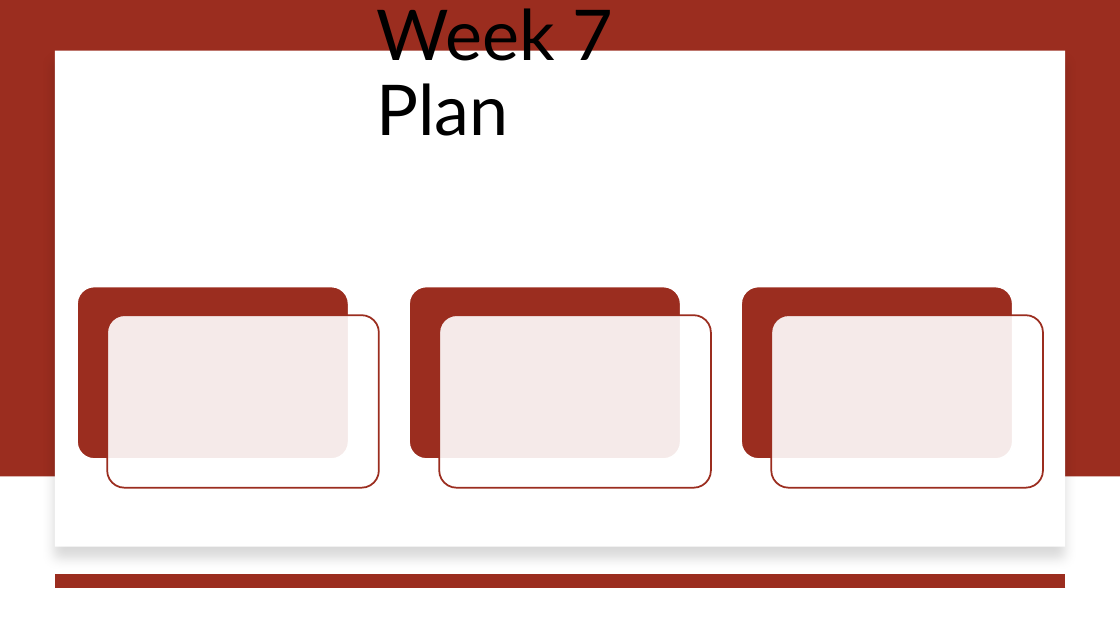
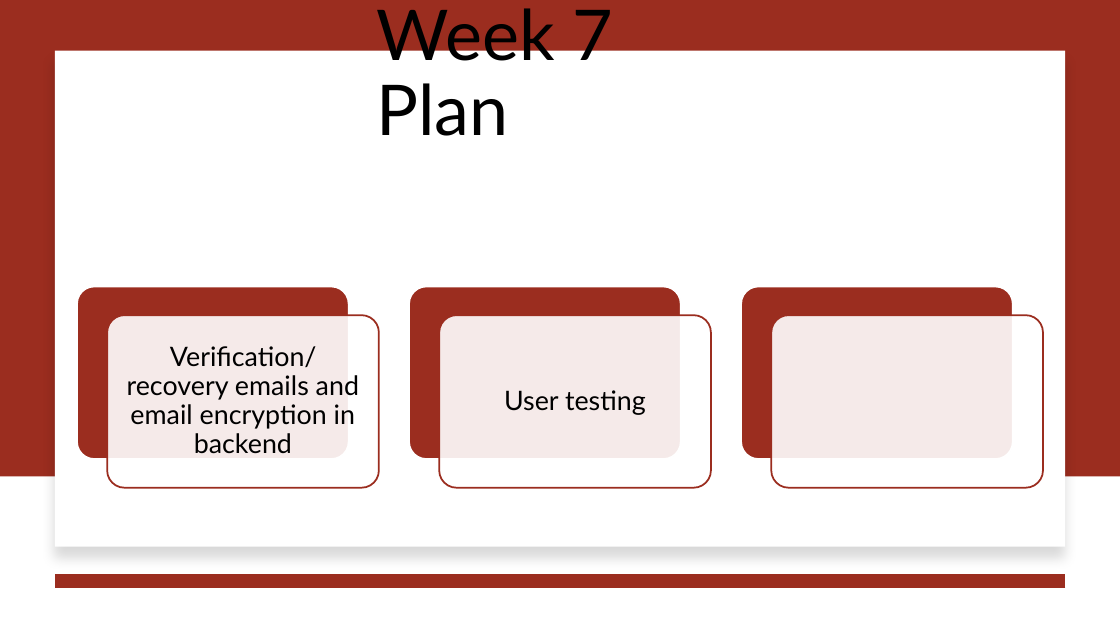
Before and after one commit to jjdeuce06/VulcanActivityTracker, a slide deck: slide 11 of Documentation/Weekly Report/week6/CMSC-4920-Group2-Week6.pptx (slide 10 before the commit). Drawn at 1120x630 pixels with LibreOffice and Linux fonts; fonts in the diff are those of the drawing. Boxes give left, top, right and bottom in pixels: in the first picture for what was removed or moved away, otherwise in the second. Text is boxed around its words. In the diff, an @@ line names an element or a change of style, - is before the commit and + after.

```diff
--- a/Documentation/Weekly Report/week6/CMSC-4920-Group2-Week6.pptx
+++ b/Documentation/Weekly Report/week6/CMSC-4920-Group2-Week6.pptx
@@ text added at <box>127,346,359,454</box>, 23 pt, text #000000 @@
+Verification/recovery emails and email encryption in backend
@@ text added at <box>504,390,646,415</box>, 23 pt, text #000000 @@
+User testing
```
Also in this commit, not shown: 1 slide added, 1 other file.
